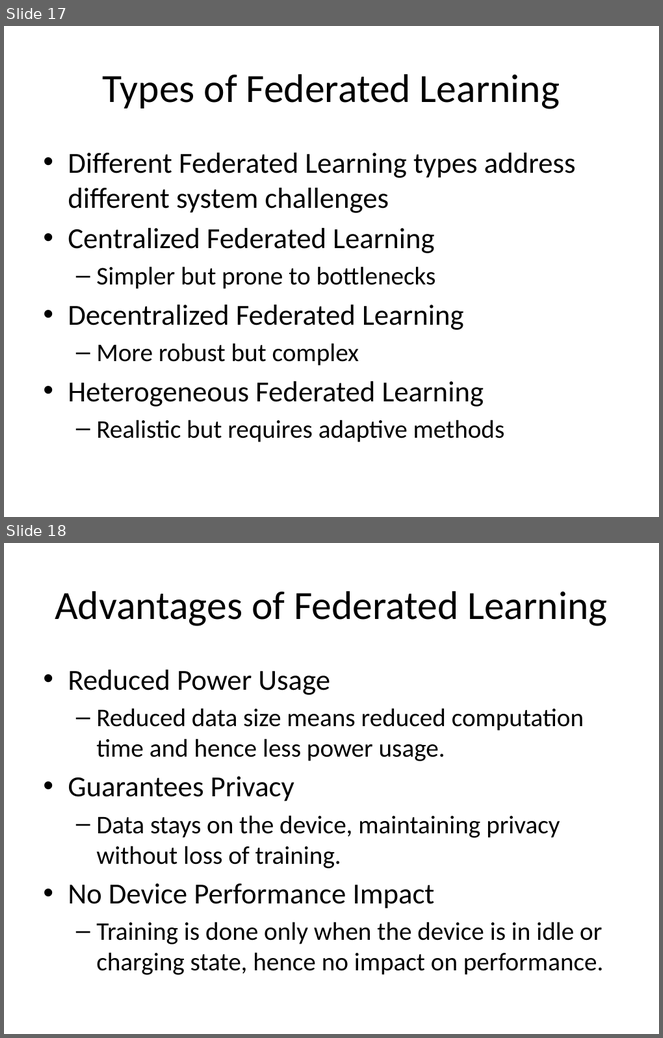
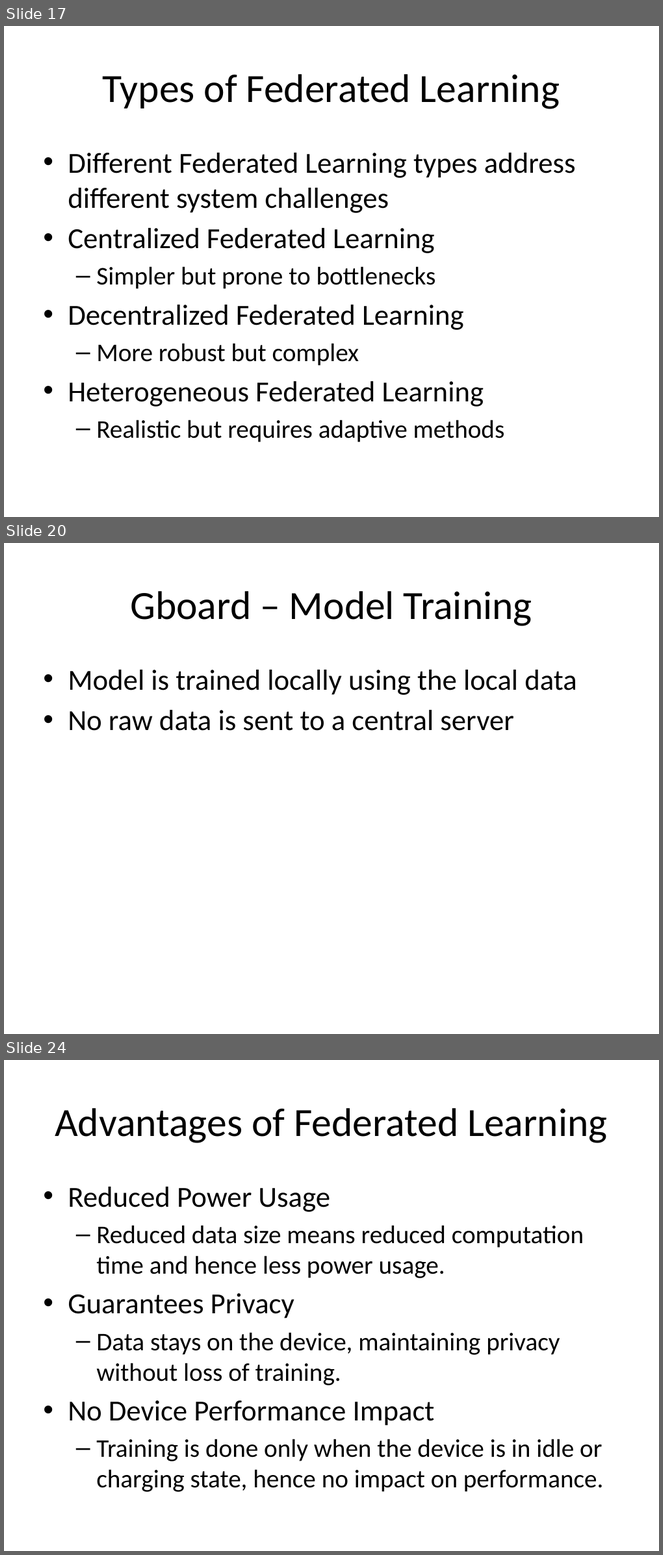
Before and after one commit to look4pritam/FederatedLearning, a slide deck: Presentations/FederatedLearning.pptx. Shown one above the other, each under a label of ours: slides 17 and 18 before the commit, slides 17, 20 and 24 after it; the slides between them are not shown. The pictures are 663x1038 and 663x1555 pixels, drawn with LibreOffice and Linux fonts; fonts in the diff are those of the drawing. Boxes give left, top, right and bottom in pixels: in the first picture for what was removed or moved away, otherwise in the second. Text is boxed around its words. In the diff, an @@ line names an element or a change of style, - is before the commit and + after.

```diff
--- a/Presentations/FederatedLearning.pptx
+++ b/Presentations/FederatedLearning.pptx
@@ slide 20 added at [4,543,659,1034], background #FFFFFF @@
@@ title added at [130,591,532,626], 44 pt, text #000000 @@
+Gboard – Model Training
@@ text added at [68,670,577,731], 32 pt, text #000000 @@
+• Model is trained locally using the local data
+• No raw data is sent to a central server
@@ what was slide 18 is now slide 24 @@
```
Also in this commit, not shown: 1 slide changed, 5 other slides added.
